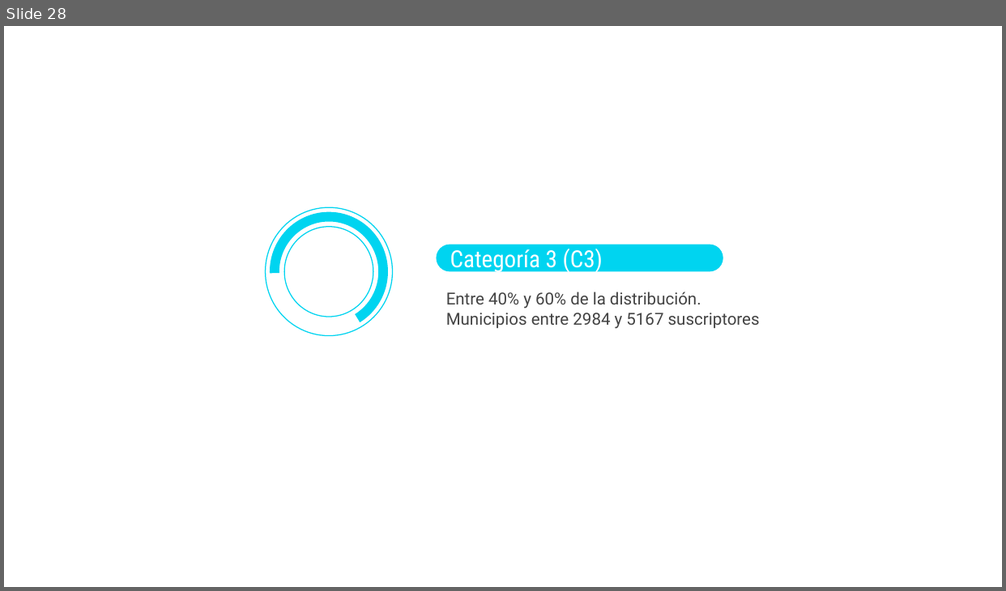
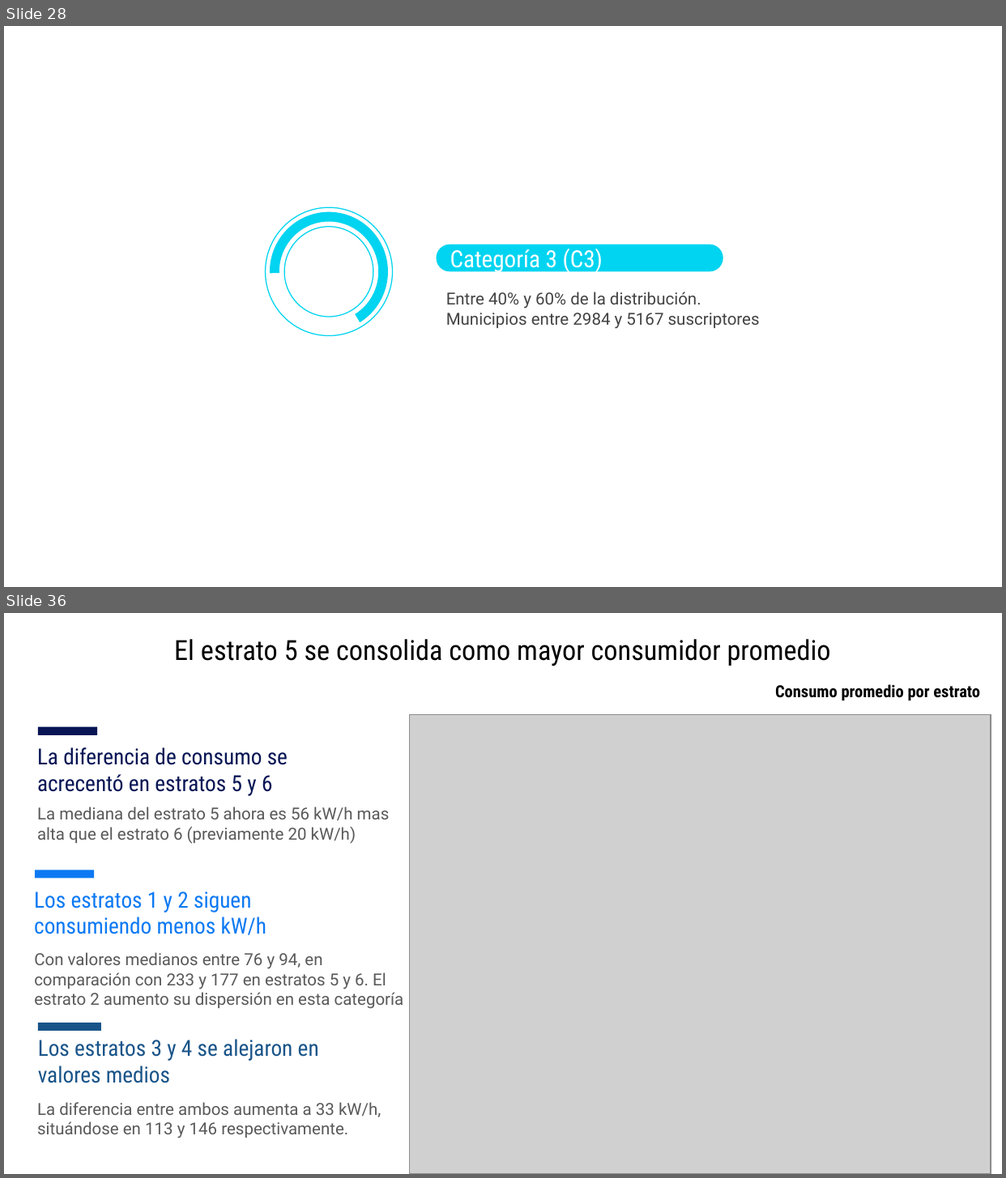
Before and after one commit to jtabordaj/research_eslatina, a slide deck: reporte_estadistico/presentacion/presentacionCategorias/presentation.pptx. Shown one above the other, each under a label of ours: slide 28 before the commit, slides 28 and 36 after it; the slides between them are not shown. The pictures are 1006x591 and 1006x1178 pixels, drawn with LibreOffice and Linux fonts; fonts in the diff are those of the drawing; grey boxes stand for pictures. Boxes give left, top, right and bottom in pixels: in the first picture for what was removed or moved away, otherwise in the second. Text is boxed around its words. In the diff, an @@ line names an element or a change of style, - is before the commit and + after.

```diff
--- a/reporte_estadistico/presentacion/presentacionCategorias/presentation.pptx
+++ b/reporte_estadistico/presentacion/presentacionCategorias/presentation.pptx
@@ slide 36 added at (4,613,1002,1174), background #FFFFFF @@
@@ title added at (174,639,831,666), 20 pt, text #000000 @@
+El estrato 5 se consolida como mayor consumidor promedio
@@ text added at (775,684,980,701), 12 pt, text #000000, bold @@
+Consumo promedio por estrato
@@ rectangle added at (38,726,97,735), fill #071554 @@
@@ picture added at (409,715,991,1174) @@
@@ text added at (37,747,288,792), 16 pt, text #071554 @@
+La diferencia de consumo se acrecentó en estratos 5 y 6
@@ text added at (37,807,390,844), 12 pt, text #595959 @@
+La mediana del estrato 5 ahora es 56 kW/h mas alta que el estrato 6 (previamente 20 kW/h)
@@ rectangle added at (35,871,94,879), fill #0C79F3 @@
@@ text added at (34,892,266,935), 16 pt, text #0C79F3 @@
+Los estratos 1 y 2 siguen consumiendo menos kW/h
@@ text added at (34,952,404,1009), 12 pt, text #595959 @@
+Con valores medianos entre 76 y 94, en comparación con 233 y 177 en estratos 5 y 6. El estrato 2 aumento su dispersión en esta categoría
@@ rectangle added at (38,1023,101,1031), fill #195489 @@
@@ text added at (38,1039,319,1084), 16 pt, text #195489 @@
+Los estratos 3 y 4 se alejaron en valores medios
@@ text added at (37,1102,381,1139), 12 pt, text #595959 @@
+La diferencia entre ambos aumenta a 33 kW/h, situándose en 113 y 146 respectivamente.
```
Also in this commit, not shown: 2 slides changed, 25 other slides added, 44 other files.
